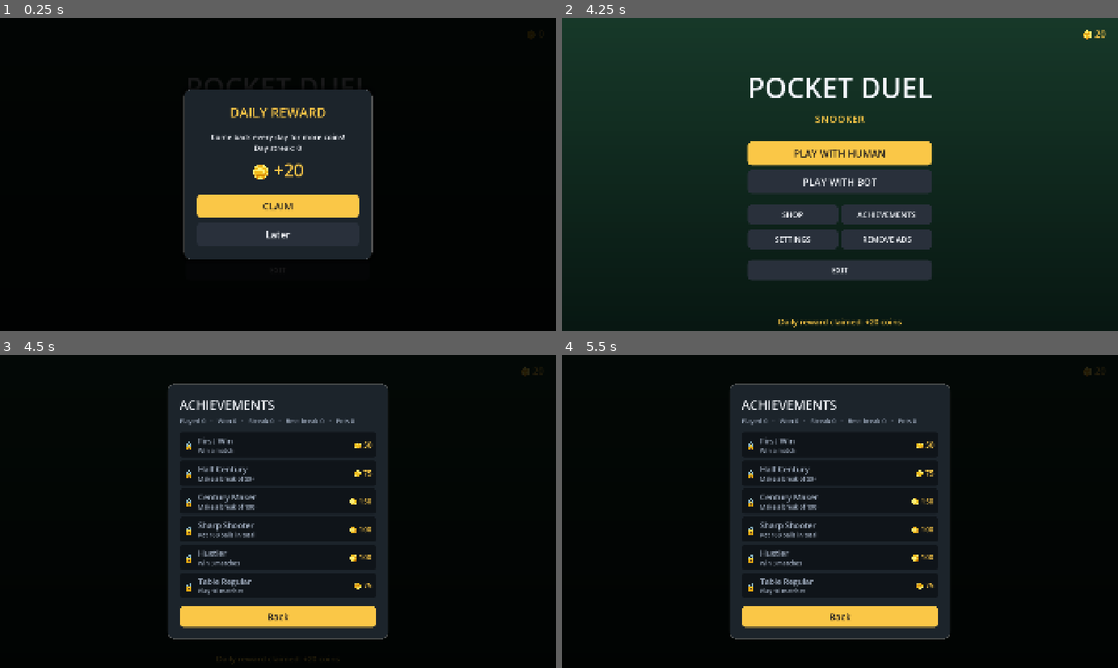
Above: before the commit, frames 1-4 (two rows, left to right).
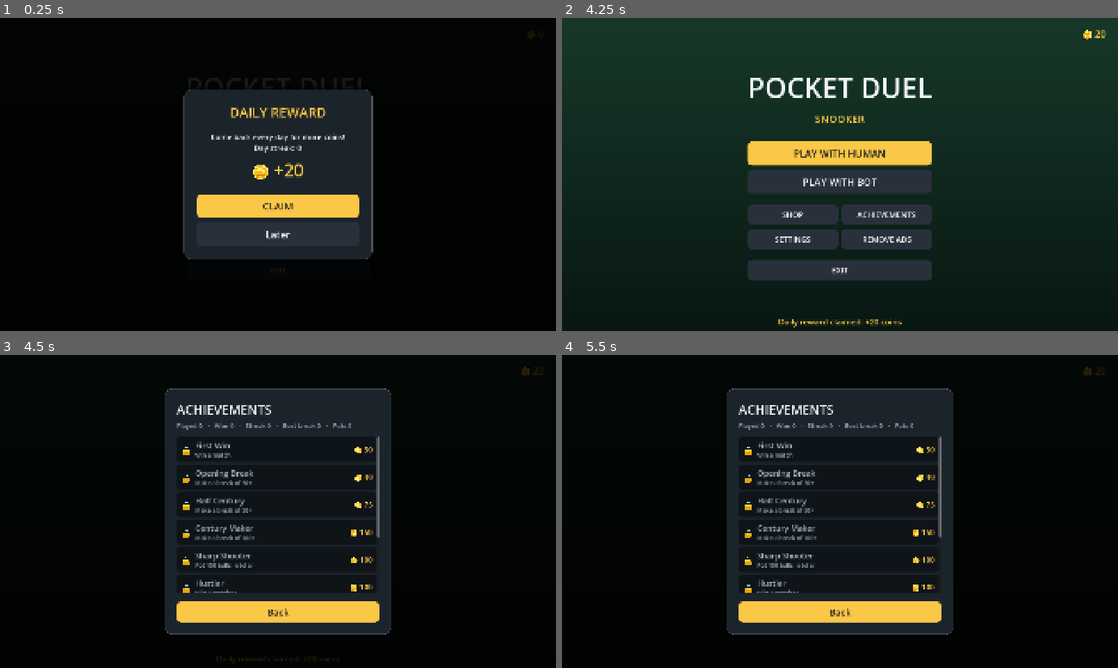
Above: after the commit, the same moments.

Repository: SaadiDK-003/pocket_duel
Game: Godot game, scene res://scenes/main_menu/main_menu.tscn
The game is run twice, just before and just after one commit, with the same random seed, the same clock (stepped at 60 frames per second) and the same inputs.
Inputs:
- Up to frame 1 (0.25 s): no input
- Up to frame 2 (4.25 s): click "PLAY WITH HUMAN" at 0.5 s; click "PLAY WITH HUMAN" at 1.25 s; click "PLAY WITH BOT" at 2 s; click "PLAY WITH BOT" at 2.75 s; click "SHOP" at 3.5 s
- Up to frame 3 (4.5 s): click "ACHIEVEMENTS" at 4.25 s
- Up to frame 4 (5.5 s): click "REMOVE ADS" at 5 s

Frames 1-2 are identical in both runs. In frame 3, 7.6% of the frame differs, in the area x 29-71%, y 9-91%; in frame 4, 7.6%.

Commit message:
Prompt achievement unlocks + 3 new achievements
- Split stats recording: record_frame (break/pots) fires at every frame end
  so break/pot achievements unlock immediately, not only at match end;
  record_match handles played/won/streak
- Unlocked achievements now toast on the frame-win screen too (not just the
  match-win screen) and play a chime
- New achievements: Opening Break (30+), On Fire (3-win streak), Veteran
  (20 matches)
- Achievements panel list scrolls so it never overflows the screen
- Per-frame pot counting (replaces match-cumulative)
- Logic validated headless

Co-Authored-By: Claude Opus 4.8 <noreply@anthropic.com>

Diff:
--- a/scripts/shared/achievements.gd
+++ b/scripts/shared/achievements.gd
@@ -6,10 +6,13 @@
 
 const LIST: Dictionary = {
 	"first_win": {"name": "First Win",      "desc": "Win a match",            "reward": 50},
+	"break30":   {"name": "Opening Break",  "desc": "Make a break of 30+",    "reward": 40},
 	"fifty":     {"name": "Half Century",   "desc": "Make a break of 50+",    "reward": 75},
 	"century":   {"name": "Century Maker",  "desc": "Make a break of 100+",   "reward": 150},
 	"pots100":   {"name": "Sharp Shooter",  "desc": "Pot 100 balls in total", "reward": 100},
 	"wins3":     {"name": "Hustler",        "desc": "Win 3 matches",          "reward": 100},
+	"streak3":   {"name": "On Fire",        "desc": "Win 3 matches in a row", "reward": 120},
 	"play10":    {"name": "Table Regular",  "desc": "Play 10 matches",        "reward": 75},
+	"play20":    {"name": "Veteran",        "desc": "Play 20 matches",        "reward": 120},
 }
-const ORDER: Array = ["first_win", "fifty", "century", "pots100", "wins3", "play10"]
+const ORDER: Array = ["first_win", "break30", "fifty", "century", "pots100", "wins3", "streak3", "play10", "play20"]
--- a/scripts/shared/achievements_panel.gd
+++ b/scripts/shared/achievements_panel.gd
@@ -82,8 +82,17 @@
 	vb.add_child(stats)
 
 	_spacer(vb, 4)
+	# Scroll the (growing) list so the panel never overflows the screen.
+	var scroll := ScrollContainer.new()
+	scroll.horizontal_scroll_mode = ScrollContainer.SCROLL_MODE_DISABLED
+	scroll.custom_minimum_size = Vector2(700, 540)
+	vb.add_child(scroll)
+	var list := VBoxContainer.new()
+	list.add_theme_constant_override("separation", 8)
+	list.size_flags_horizontal = Control.SIZE_EXPAND_FILL
+	scroll.add_child(list)
 	for id in Achievements.ORDER:
-		_row(vb, id, Achievements.LIST[id])
+		_row(list, id, Achievements.LIST[id])
 
 	_spacer(vb, 8)
 	var back := Button.new()
--- a/scripts/shared/game_state.gd
+++ b/scripts/shared/game_state.gd
@@ -141,14 +141,22 @@
 
 
 ## --- Stats & achievements ---
-## Record a finished match. `human_won` is true only when a human player won
-## (the bot winning does not count as a win or extend the streak). `top_break`
-## and `pots` are this match's figures. Returns the list of achievement ids
-## newly unlocked (already rewarded with coins), so the caller can toast them.
-func record_match(human_won: bool, top_break: int, pots: int) -> Array:
-	stat_played += 1
+## Record a finished frame's figures (its top break and balls potted) so
+## break/pot achievements unlock promptly, not only at match end. Returns the
+## list of achievement ids newly unlocked (already rewarded with coins).
+func record_frame(top_break: int, pots: int) -> Array:
 	stat_pots += pots
 	stat_best_break = maxi(stat_best_break, top_break)
+	var unlocked := _check_achievements()
+	save_settings()
+	return unlocked
+
+
+## Record a finished match. `human_won` is true only when a human player won
+## (the bot winning does not count as a win or extend the streak). Returns any
+## newly unlocked achievement ids. Frame figures are logged via record_frame.
+func record_match(human_won: bool) -> Array:
+	stat_played += 1
 	if human_won:
 		stat_won += 1
 		stat_streak += 1
@@ -176,11 +184,14 @@
 func _achievement_met(id: String) -> bool:
 	match id:
 		"first_win": return stat_won >= 1
+		"break30": return stat_best_break >= 30
 		"fifty": return stat_best_break >= 50
 		"century": return stat_best_break >= 100
 		"pots100": return stat_pots >= 100
 		"wins3": return stat_won >= 3
+		"streak3": return stat_streak >= 3
 		"play10": return stat_played >= 10
+		"play20": return stat_played >= 20
 	return false
 
 
--- a/scripts/snooker/game_manager.gd
+++ b/scripts/snooker/game_manager.gd
@@ -62,7 +62,7 @@
 var _balls_moving: bool = false
 var _frame_over: bool = false
 var _match_over: bool = false
-var _match_pots: int = 0          # Object balls potted across the whole match.
+var _frame_pots: int = 0          # Object balls potted in the current frame.
 var _frame_starter: int = 0       # Who breaks the current frame (alternates).
 var _paused: bool = false
 var _ball_in_hand: bool = false          # Cue ball can be placed within the D.
@@ -206,7 +206,6 @@
 		turn.names = [GameState.names[0], GameState.names[1]]
 	_frame_starter = 0
 	_match_over = false
-	_match_pots = 0
 	_begin_frame()
 
 
@@ -230,6 +229,7 @@
 	_frame_over = false
 	_paused = false
 	_ball_in_hand = true            # Frame starts with the cue ball in hand.
+	_frame_pots = 0
 	_potted_this_shot.clear()
 	_first_contact = null
 	_undo_stack.clear()             # Undo is scoped to the current frame.
@@ -607,7 +607,7 @@
 			potted_non_cue.append(b)
 
 	var res: Dictionary = rules.evaluate(_first_contact, potted_non_cue, cue_potted)
-	_match_pots += potted_non_cue.size()
+	_frame_pots += potted_non_cue.size()
 
 	if res["foul"]:
 		turn.add_score_to(turn.other(), res["foul_value"])
@@ -702,14 +702,18 @@
 
 	var top_break := maxi(turn.highest_break[0], turn.highest_break[1])
 	var needed := GameState.best_of / 2 + 1
+	# Log the frame's figures first so break/pot achievements can unlock now.
+	var unlocked: Array = GameState.record_frame(top_break, _frame_pots)
 	if turn.frames_won[winner] >= needed:
 		_match_over = true
 		var reward := 50 + top_break        # Coins for winning the match.
 		GameState.add_coins(reward)
-		# Record lifetime stats & unlock achievements (which grant their own
-		# coins). A human wins unless the bot (player 2 in vs-AI) took it.
+		# Record the match (played/won/streak) & collect any further unlocks.
+		# A human wins unless the bot (player 2 in vs-AI) took it.
 		var human_won := not (GameState.vs_ai and winner == 1)
-		var unlocked: Array = GameState.record_match(human_won, top_break, _match_pots)
+		for id in GameState.record_match(human_won):
+			if id not in unlocked:
+				unlocked.append(id)
 		_celebrate()
 		var subtitle := "%d – %d frames   ·   Top break %d   ·   +%d coins" % [
 			turn.frames_won[winner], turn.frames_won[1 - winner], top_break, reward]
@@ -727,15 +731,23 @@
 			subtitle)
 	else:
 		GameState.add_coins(10)             # Coins for winning a frame.
+		var subtitle := "%d – %d   ·   match %d–%d   ·   +10 coins" % [
+			turn.scores[winner], turn.scores[1 - winner],
+			turn.frames_won[0], turn.frames_won[1]]
+		if not unlocked.is_empty():
+			var names: Array = []
+			for id in unlocked:
+				names.append(str(Achievements.LIST[id]["name"]))
+			subtitle += "\n🏅 Unlocked: %s" % ", ".join(names)
 		overlay.show_menu(
 			"%s wins the frame" % turn.names[winner],
 			[
 				{"text": "Next Frame", "callable": _next_frame},
 				{"text": "Main Menu", "callable": _quit_to_menu},
 			],
-			"%d – %d   ·   match %d–%d   ·   +10 coins" % [
-				turn.scores[winner], turn.scores[1 - winner],
-				turn.frames_won[0], turn.frames_won[1]])
+			subtitle)
+	if not unlocked.is_empty():
+		Audio.play("win")
 
 
 ## Confetti burst over the whole screen for a match win.
